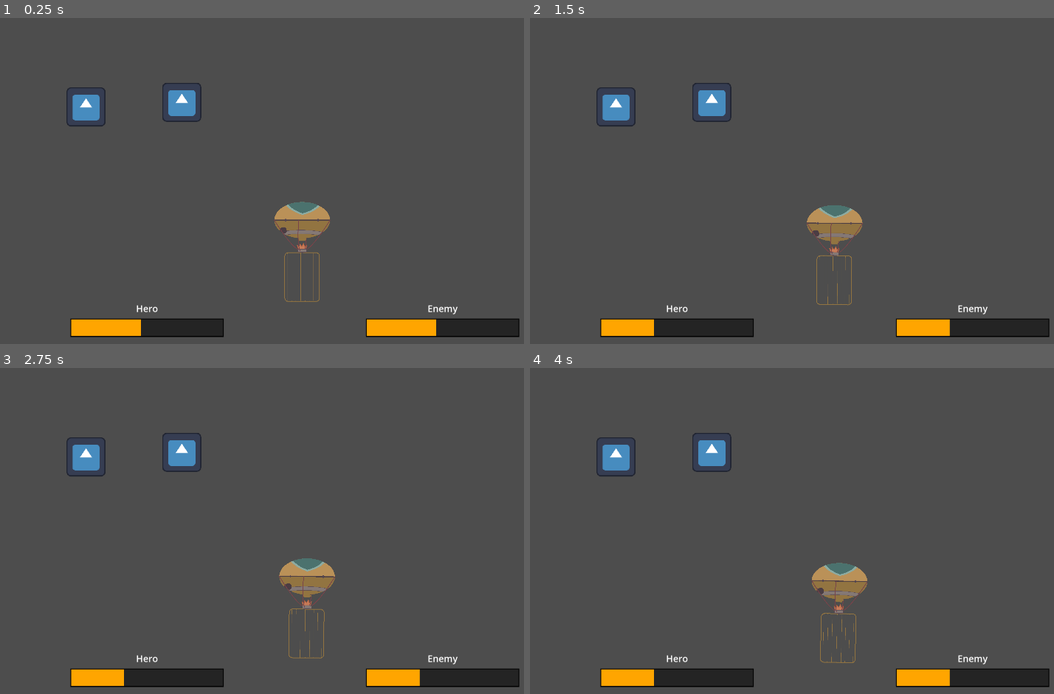
Above: before the commit, frames 1-4 (two rows, left to right).
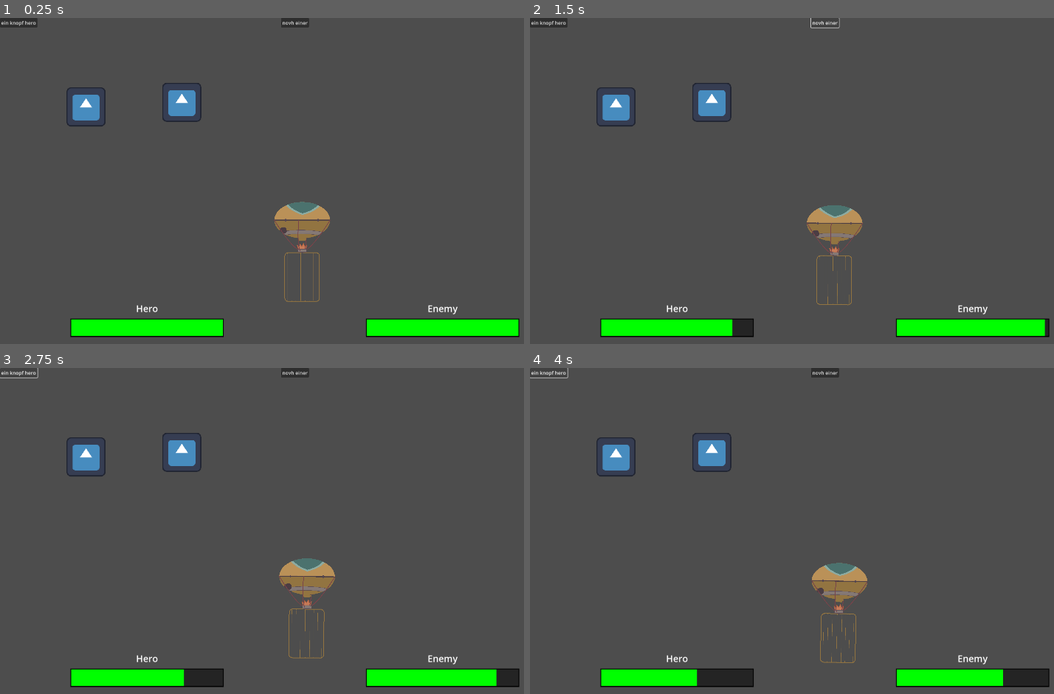
Above: after the commit, the same moments.

Repository: panorb/ludum-dare-53
Game: Godot game, scene res://world.tscn
Same seed, same stepped clock (60 frames per second), same inputs: the game is played once before the commit and once after it. The engine's default icon, where the game draws it, is replaced by a stand-in: a white triangle on a blue panel in a dark square.
Inputs (mouse positions are in pixels of both pictures, inside the frame that each line leads up to):
- Up to frame 1 (0.25 s): no input
- Up to frame 2 (1.5 s): click (550, 21) at 0.5 s, where only the run after the commit has a clickable "ein knopf hero"; click (823, 21) at 1.25 s, where only the run after the commit has a clickable "novh einer"
- Up to frame 3 (2.75 s): click (20, 371) at 2 s, where only the run after the commit has a clickable "ein knopf hero"
- Up to frame 4 (4 s): click (823, 371) at 2.75 s, where only the run after the commit has a clickable "novh einer"; click (550, 371) at 3.5 s, where only the run after the commit has a clickable "ein knopf hero"

The runs differ from the first frame. In frame 1, 3.3% of the frame differs, in the area x 0-100%, y 0-98%; in frame 2, 3.0%; in frame 3, 2.6%; in frame 4, 2.2%.

Commit message:
Add buttons for testing.

Diff:
--- a/godot/game/game.tscn
+++ b/godot/game/game.tscn
@@ -10,14 +10,6 @@
 
 [node name="Game" type="Node2D"]
 script = ExtResource("1_ak8ma")
-
-[node name="Balloon" parent="." instance=ExtResource("5_jytc0")]
-
-[node name="Cave" parent="." instance=ExtResource("3_5wdlg")]
-
-[node name="BattleField" parent="." instance=ExtResource("2_kbeyu")]
-
-[node name="CardSpawner" parent="." instance=ExtResource("4_sv5h8")]
 
 [node name="UI" type="CanvasLayer" parent="."]
 
@@ -54,6 +46,8 @@
 layout_mode = 2
 size_flags_horizontal = 6
 size_flags_vertical = 4
+value = 100.0
+tint_progress = Color(0, 1, 0, 1)
 script = ExtResource("7_lg4s3")
 
 [node name="HBoxContainer2" type="HBoxContainer" parent="UI/HBoxContainer"]
@@ -77,4 +71,32 @@
 clip_contents = true
 layout_mode = 2
 size_flags_horizontal = 6
+value = 100.0
+tint_progress = Color(0, 1, 0, 1)
 script = ExtResource("7_lg4s3")
+
+[node name="Hero Button" type="Button" parent="UI"]
+offset_right = 8.0
+offset_bottom = 8.0
+text = "ein knopf hero"
+
+[node name="Enemy Button" type="Button" parent="UI"]
+anchors_preset = 5
+anchor_left = 0.5
+anchor_right = 0.5
+offset_left = -45.5
+offset_right = 45.5
+offset_bottom = 31.0
+grow_horizontal = 2
+text = "novh einer"
+
+[node name="Balloon" parent="." instance=ExtResource("5_jytc0")]
+
+[node name="Cave" parent="." instance=ExtResource("3_5wdlg")]
+
+[node name="BattleField" parent="." instance=ExtResource("2_kbeyu")]
+
+[node name="CardSpawner" parent="." instance=ExtResource("4_sv5h8")]
+
+[connection signal="button_down" from="UI/Hero Button" to="UI/HBoxContainer/HBoxContainer/VBoxContainer/Healthbar Main" method="_on_hero_button_down"]
+[connection signal="button_down" from="UI/Enemy Button" to="UI/HBoxContainer/HBoxContainer2/VBoxContainer/Healthbar Enemy" method="_on_enemy_button_down"]
--- a/godot/game/ui/healthbar.gd
+++ b/godot/game/ui/healthbar.gd
@@ -1,6 +1,6 @@
 extends Control
 
-@export var healthy_color: Color = Color.DARK_GREEN
+@export var healthy_color: Color = Color.GREEN
 @export var warning_color: Color = Color.ORANGE
 @export var danger_color: Color = Color.RED
 
@@ -32,5 +32,9 @@
 
 
 # for testing purposes
-func _ready():
+func _on_hero_button_down():
 	_on_health_updated(15)
+
+
+func _on_enemy_button_down():
+	_on_health_updated(15)
